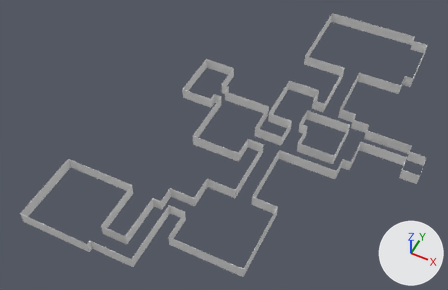
The FBX model Assets/Level_Design/Models/PrototypeLevels/Level3/Level3Walls.fbx: old version first, new version second.
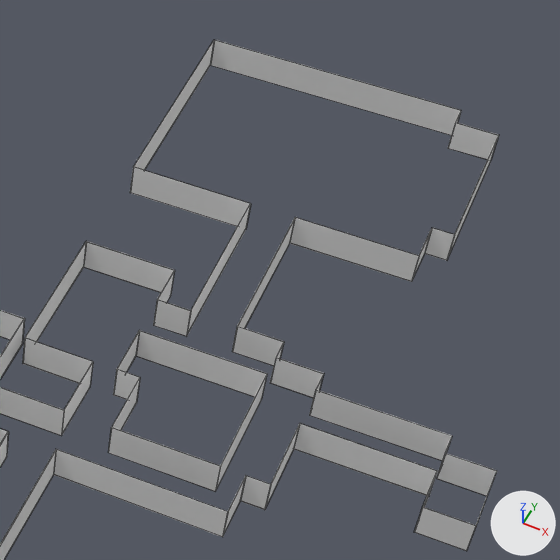
Old and new are each drawn whole from a camera (50 mm lens) standing at (-215.0, -115.6, 110.9) and looking at (-259.9, -25.8, -1.4) and again close up on the part from 58% to 100% of the width and 0% to 65% of the height. The lights are fixed; the arrows at lower right show +X, +Y and +Z. The close-ups show mesh edges as thin lines. Where no turn or scale is listed for an object, it has been applied to the vertices. Vertices at the same position are counted once.

Names of what the first close-up shows: 'Level3WallsMain'.
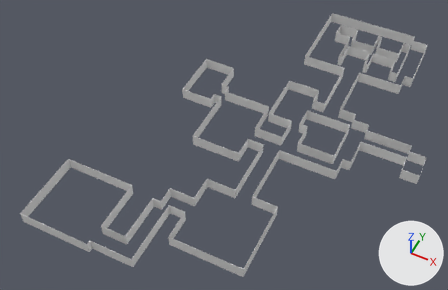
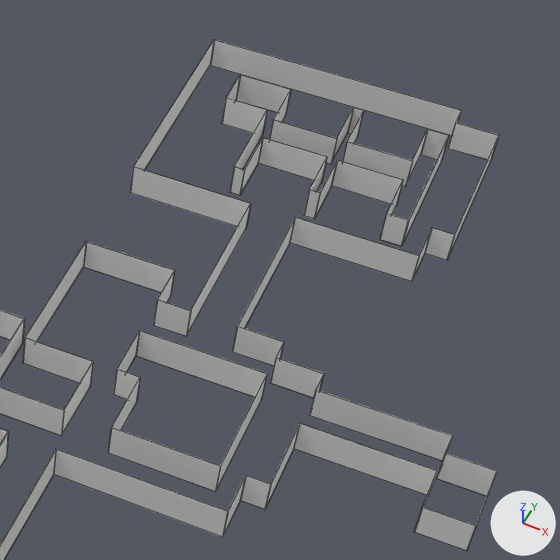
Changed parts and their boxes [x1, y1, x2, y2] in the close-ups (560 x 560 px):
part 1 of me_level3walls_001, added
    after: [221, 75, 449, 246]

Patch to the scene script:
```diff
--- a/Assets/Level_Design/Models/PrototypeLevels/Level3/Level3Walls.fbx.py
+++ b/Assets/Level_Design/Models/PrototypeLevels/Level3/Level3Walls.fbx.py
@@ me_level3walls_001 @@
 # used by ob_level3wallsmain; location = (-219.0, -18.0, 0.0)
-me_level3walls_001.from_pydata(...)  # 592 vertices, 588 faces; spans x -69.0..4.0, y -48.0..48.0, z 0.0..3.0
+me_level3walls_001.from_pydata(...)  # 772 vertices, 766 faces; spans x -69.0..4.0, y -48.0..48.0, z 0.0..3.0
+# me_level3walls_001 part 1: a new loose piece of 180 vertices spanning x -30.0..-10.0, y 31.0..44.0, z 0.0..3.0, in mat_level3wallsmain (its picture is missing)
 me_level3walls_001.materials.append(mat_level3wallsmain)
```
